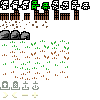
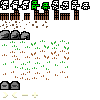
Revision of a layered 100×100 image; what changed, layer by layer:
painted on "Вставленный слой #1" over 0, 81, 39, 90
